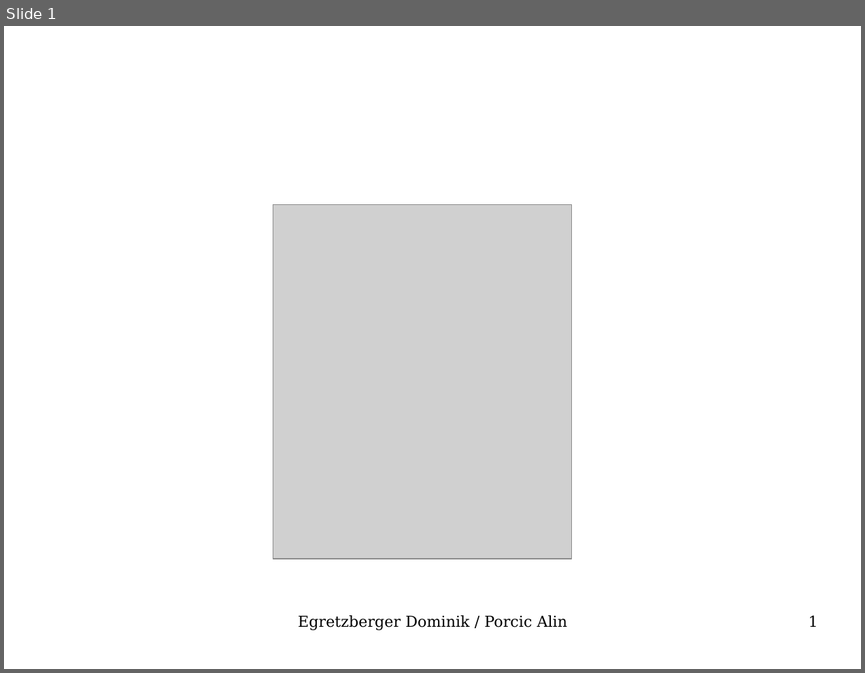
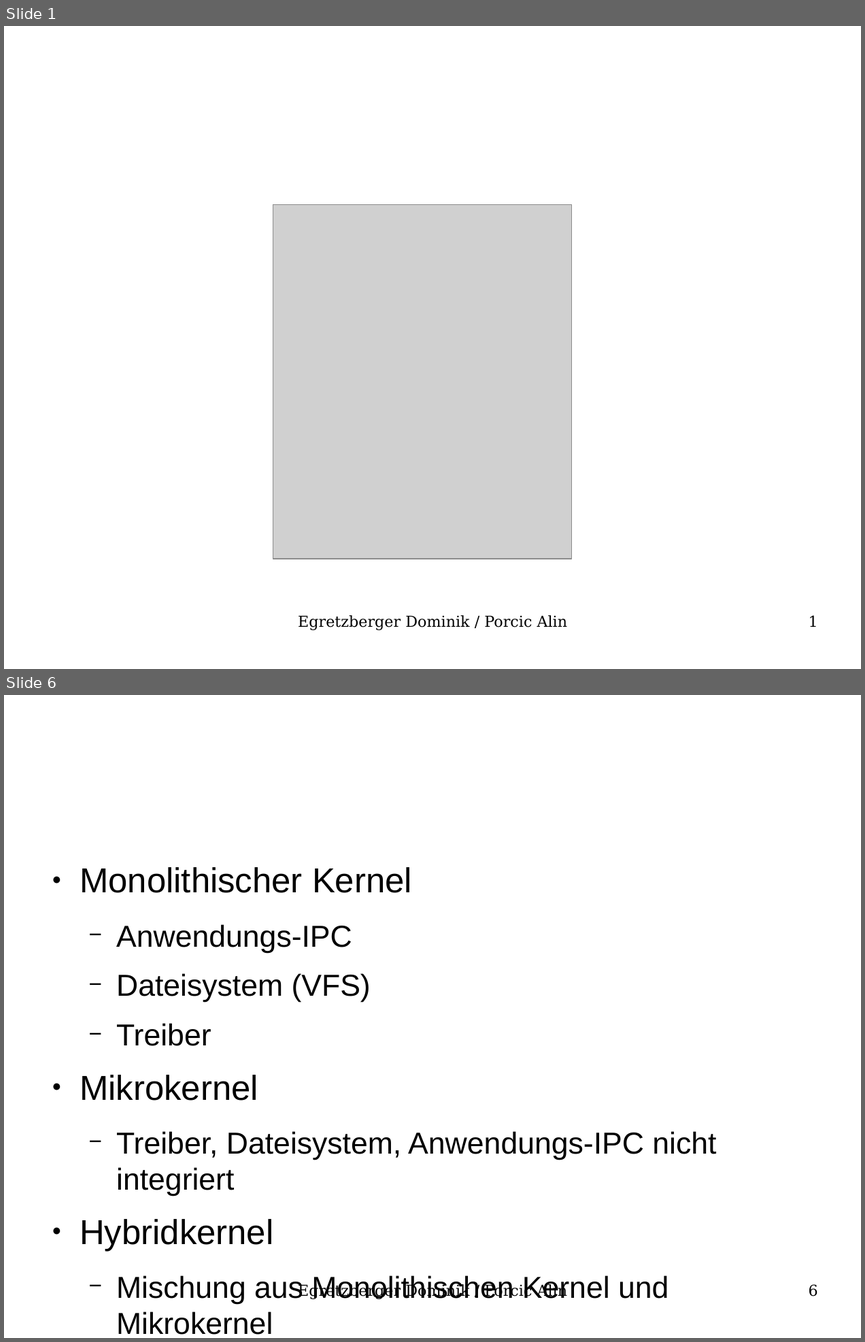
Before and after one commit to onixion/school, a slide deck: DIC/Referat_Linux/referat.odp. Shown one above the other, each under a label of ours: slide 1 before the commit, slides 1 and 6 after it; the slides between them are not shown. The pictures are 865x673 and 865x1342 pixels, drawn with LibreOffice and Linux fonts; fonts in the diff are those of the drawing; grey boxes stand for pictures; background and template pictures are left out. Boxes give left, top, right and bottom in pixels: in the first picture for what was removed or moved away, otherwise in the second. Text is boxed around its words. In the diff, an @@ line names an element or a change of style, - is before the commit and + after.

```diff
--- a/DIC/Referat_Linux/referat.odp
+++ b/DIC/Referat_Linux/referat.odp
@@ slide 6 added at [4, 695, 861, 1338], background #FFFFFF @@
@@ text added at [79, 867, 716, 1334], 28.1 pt, text #000000 @@
+● Monolithischer Kernel
+  − Anwendungs-IPC
+  − Dateisystem (VFS)
+  − Treiber
+● Mikrokernel
+  − Treiber, Dateisystem, Anwendungs-IPC nicht integriert
+● Hybridkernel
+  − Mischung aus Monolithischen Kernel und Mikrokernel
@@ title added at [312, 867, 412, 893], 44.8 pt, text #FFFFFF @@
+Typen von Kernel
@@ text added at [298, 1283, 568, 1299], 14 pt, text #000000 @@
+Egretzberger Dominik / Porcic Alin
@@ page number added at [808, 1284, 818, 1296], 14 pt, text #000000 @@
+6
```
Also in this commit, not shown: 4 slides changed, 6 other slides added, 1 slide removed, 10 other files.
